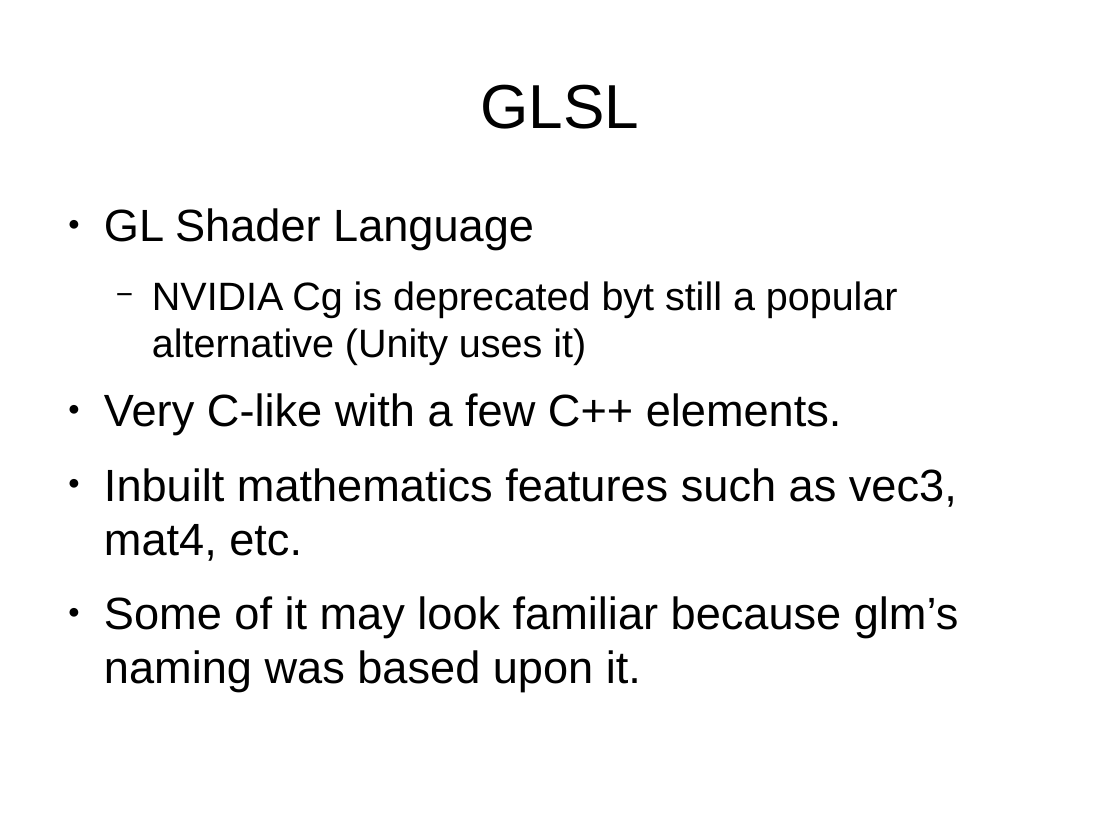
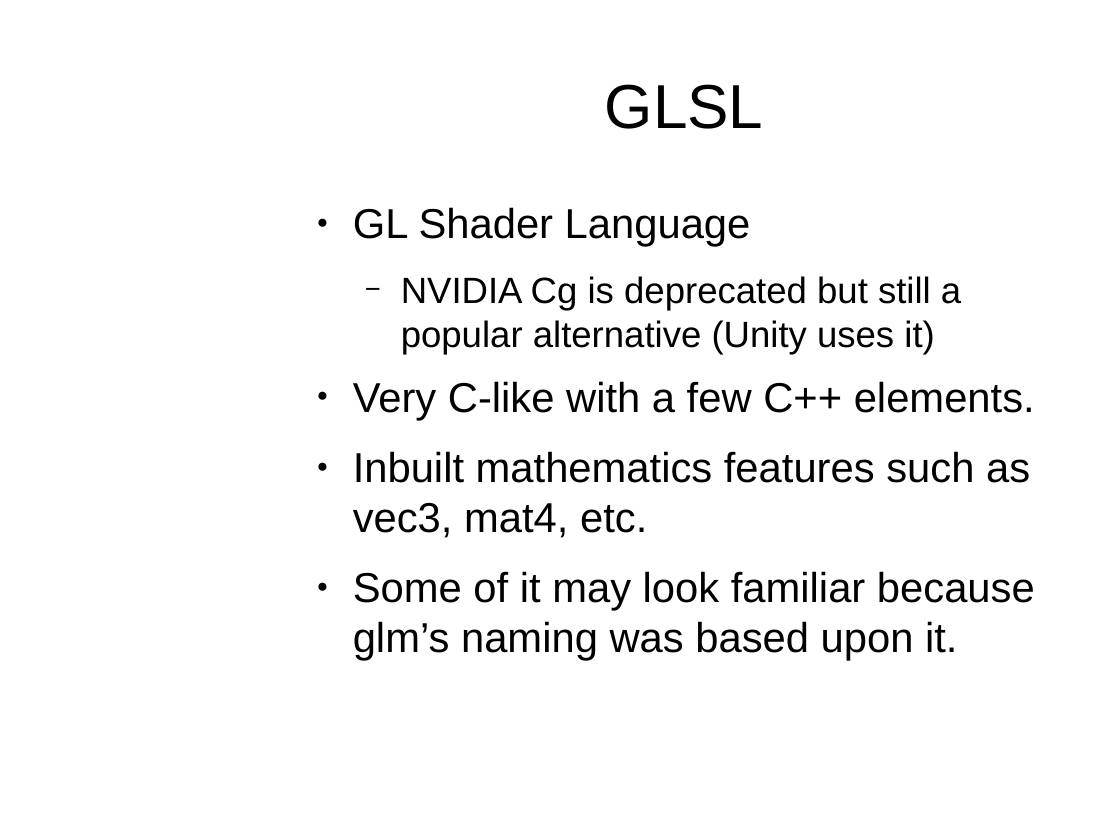
Before and after one commit to osen/creativelabs, a slide deck: slide 19 of 3dgp/3dgp-lec1.odp (slide 17 before the commit). Drawn at 1120x840 pixels with LibreOffice and Linux fonts; fonts in the diff are those of the drawing; background and template pictures are left out. Boxes give left, top, right and bottom in pixels: in the first picture for what was removed or moved away, otherwise in the second. Text is boxed around its words. In the diff, an @@ line names an element or a change of style, - is before the commit and + after.

```diff
--- a/3dgp/3dgp-lec1.odp
+++ b/3dgp/3dgp-lec1.odp
@@ title "GLSL": place and size @@
-title "GLSL" at (480, 84, 639, 129)
+title "GLSL" at (605, 84, 764, 129)
@@ text "GL Shader Language": place and size @@
-text "GL Shader Language" at (104, 208, 959, 692)
+text "GL Shader Language" at (353, 207, 1035, 661)
@@ text at (353, 207, 1035, 661): size 32 to 29.6 pt in "GL Shader Language", "Very C-like with a few C++ elements.", "Inbuilt mathematics features such as vec3, mat4, ...", "Some of it may look familiar because ..." @@
@@ text at (401, 276, 961, 354): text changed; size 28 to 25.9 pt @@
-  − NVIDIA Cg is deprecated byt still a popular alternative (Unity uses it)
+  − NVIDIA Cg is deprecated but still a popular alternative (Unity uses it)
```
Also in this commit, not shown: 21 other slides changed, 3 slides added, 1 slide removed, 5 other files.
